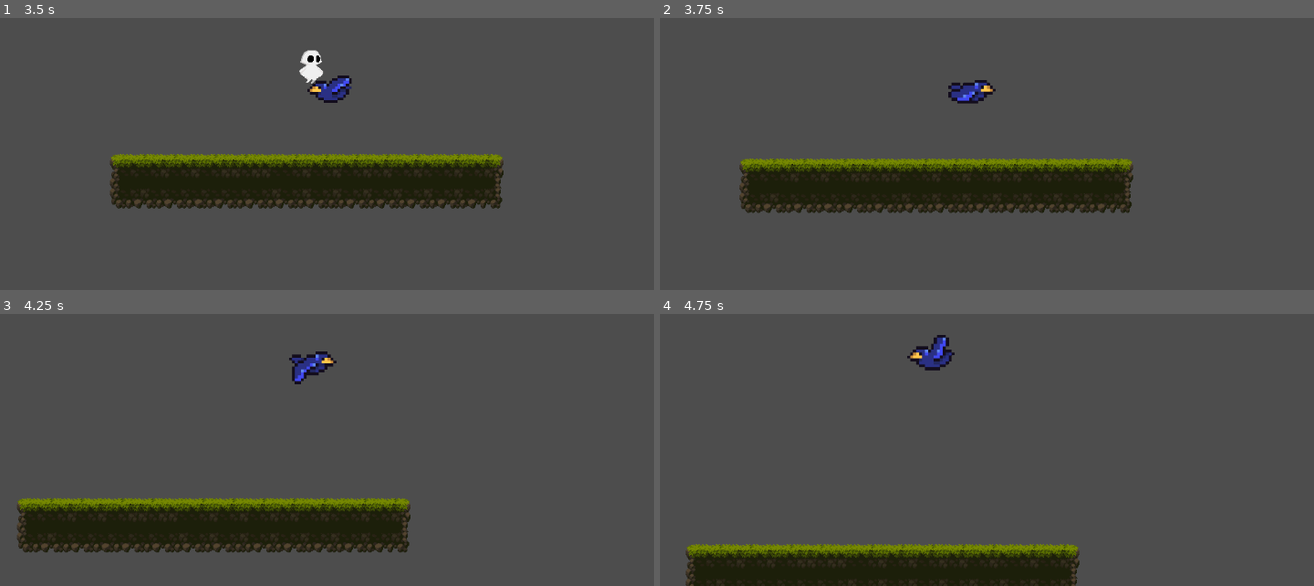
Above: before the commit, frames 1-4 (two rows, left to right).
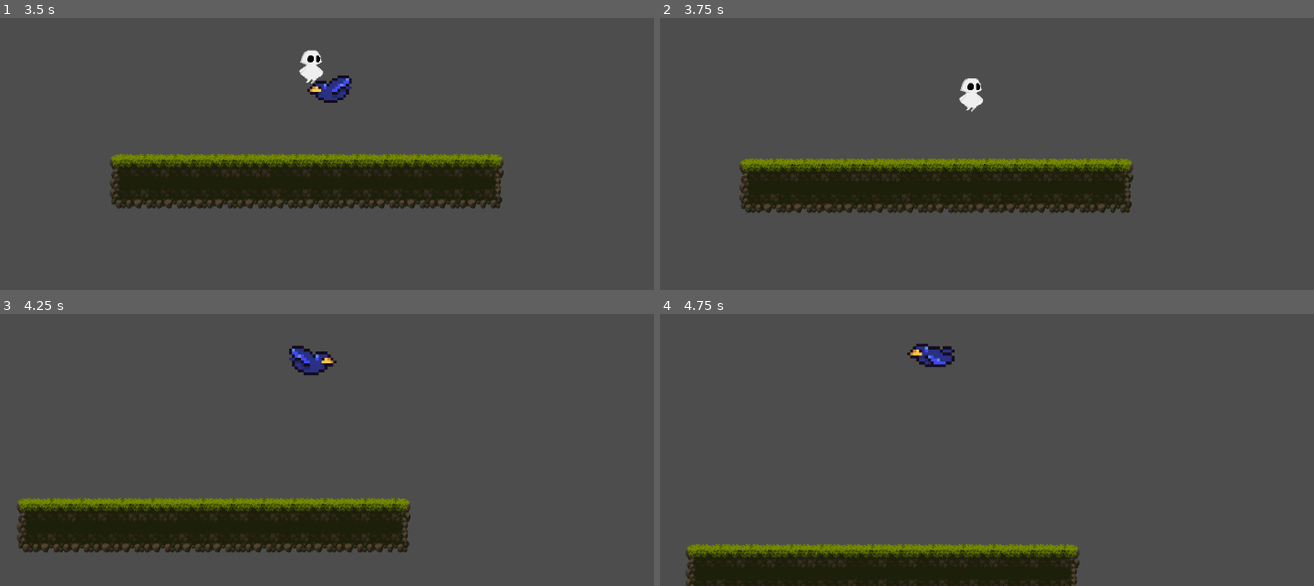
Above: after the commit, the same moments.

Repository: aknarang03/sylvan-prototype
Game: Godot game, scene res://scenes/prototype_level.tscn
The game is run twice, just before and just after one commit, with the same random seed, the same clock (stepped at 60 frames per second) and the same inputs.
Inputs:
- Up to frame 1 (3.5 s): tap Enter (ui_accept) at 0.5, 0.77, 1.52, 3.02 s; hold Right (ui_right) 0.53-2.03 s; tap P every 0.75 s from 0.6 to 2.85 s; hold Left (ui_left) 2.03-2.78 s; hold Right (ui_right) from 2.78 s (still down)
- Up to frame 2 (3.75 s): keep holding Right (ui_right); tap P at 3.6 s
- Up to frame 3 (4.25 s): keep holding Right (ui_right); tap Enter (ui_accept) at 3.77 s
- Up to frame 4 (4.75 s): release Right (ui_right) at 4.28 s; hold Left (ui_left) from 4.28 s (still down); tap P at 4.35 s; tap Enter (ui_accept) at 4.52 s

Frame 1 is identical in both runs. In frame 2, 0.5% of the frame differs, in the area x 44-52%, y 22-35%; in frame 3, 0.4%; in frame 4, 0.5%.

Commit message:
timer for possession (5 seconds)

Diff:
--- a/Sylvan's redemption prototype/characters/player.gd
+++ b/Sylvan's redemption prototype/characters/player.gd
@@ -6,6 +6,8 @@
 @export var float_velocity : float = -300.0
 
 @onready var animated_sprite : AnimatedSprite2D = $AnimatedSprite2D
+@onready var timer : Timer = $Timer
+@onready var canvas : CanvasLayer = $CanvasLayer
 
 # Get the gravity from the project settings to be synced with RigidBody nodes.
 var gravity = ProjectSettings.get_setting("physics/2d/default_gravity")
@@ -13,6 +15,8 @@
 var animation_locked : bool = false
 var was_in_air : bool = false
 var possess : bool = false
+var time_possessed : float = 0
+var time_since_possess : float = 0
 @onready var enemy = $"../Enemy"
 
 
@@ -20,6 +24,13 @@
 
 	#print(possess)
 	# Add the gravity.
+
+	print(timer.time_left)
+	if timer.time_left == 0 and possess == true:
+		animation_locked = false
+		possess = false
+		enemy.show()
+		enemy.set_position(position)
 
 	if not is_on_floor():
 		velocity.y += gravity * delta
@@ -39,6 +50,7 @@
 
 
 	if Input.is_key_label_pressed(KEY_P):
+		#animated_sprite.play("possess_ground")
 		if !possess:
 			#print(position.x)
 			#print(enemy.get_global_pos().x)
@@ -46,6 +58,7 @@
 			#print(distance)
 			if abs(distance) < 100:
 				on_possess()
+				#time_possessed = get_physics_process_delta_time()
 
 	# Get the input direction and handle the movement/deceleration.
 	# As good practice, you should replace UI actions with custom gameplay actions.
@@ -106,10 +119,15 @@
 		animation_locked = false
 
 func on_possess():
-	animation_locked = true
-	animated_sprite.play("possess_ground")
-	animation_locked = false
+	#animation_locked = true
+	#animated_sprite.play("possess_ground")
+	#animation_locked = false
 	#animated_sprite.play("bird_idle")
 	possess = true
 	position = enemy.get_global_position()
 	enemy.hide()
+	timer.one_shot = true
+	timer.start(5)
+
+func get_global_pos():
+	return position
--- a/Sylvan's redemption prototype/scenes/prototype_level.tscn
+++ b/Sylvan's redemption prototype/scenes/prototype_level.tscn
@@ -199,9 +199,9 @@
 "duration": 1.0,
 "texture": SubResource("AtlasTexture_l4y3o")
 }],
-"loop": true,
+"loop": false,
 "name": &"possess_glide",
-"speed": 5.0
+"speed": 10.0
 }, {
 "frames": [{
 "duration": 1.0,
@@ -213,9 +213,9 @@
 "duration": 1.0,
 "texture": SubResource("AtlasTexture_6gmc4")
 }],
-"loop": true,
+"loop": false,
 "name": &"possess_ground",
-"speed": 5.0
+"speed": 10.0
 }, {
 "frames": [{
 "duration": 1.0,
@@ -1747,7 +1747,11 @@
 
 [node name="AnimatedSprite2D" type="AnimatedSprite2D" parent="Player"]
 sprite_frames = SubResource("SpriteFrames_4lmwc")
-animation = &"possess_glide"
+animation = &"possess_ground"
+
+[node name="Timer" type="Timer" parent="Player"]
+
+[node name="CanvasLayer" type="CanvasLayer" parent="Player"]
 
 [node name="TileMap" type="TileMap" parent="."]
 tile_set = SubResource("TileSet_lv3fd")
